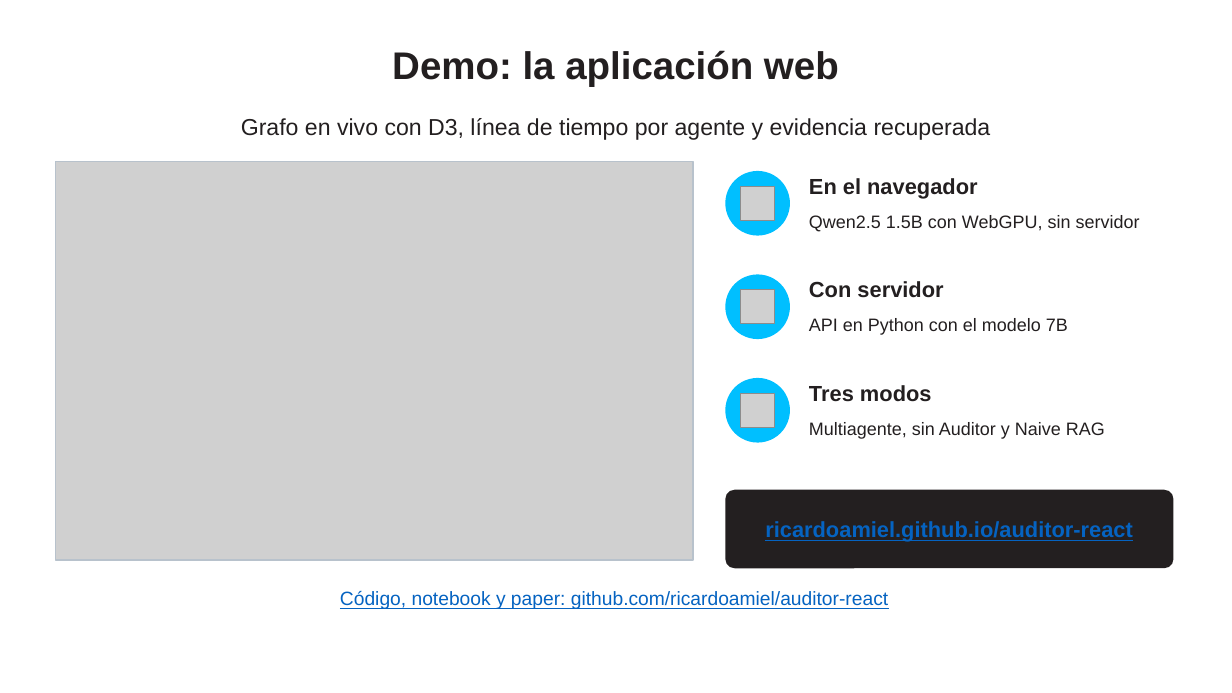
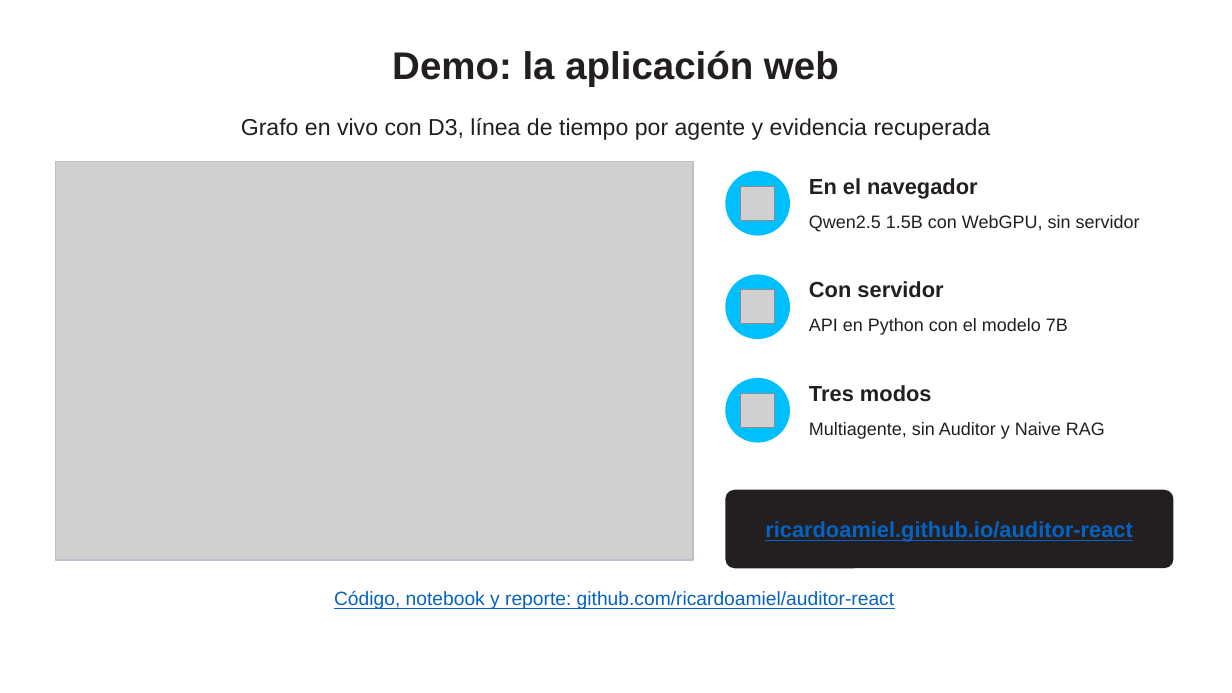
Before and after one commit to ricardoamiel/auditor-react, a slide deck: slide 105 of presentacion/Presentacion_Auditor_ReAct.pptx. Drawn at 1232x693 pixels with LibreOffice and Linux fonts; fonts in the diff are those of the drawing; grey boxes stand for pictures; background and template pictures are left out. Boxes give left, top, right and bottom in pixels: in the first picture for what was removed or moved away, otherwise in the second. Text is boxed around its words. In the diff, an @@ line names an element or a change of style, - is before the commit and + after.

```diff
--- a/presentacion/Presentacion_Auditor_ReAct.pptx
+++ b/presentacion/Presentacion_Auditor_ReAct.pptx
@@ text at [334, 591, 894, 609]: text changed @@
-Código, notebook y paper: github.com/ricardoamiel/auditor-react
+Código, notebook y reporte: github.com/ricardoamiel/auditor-react
```
Also in this commit, not shown: 2 other slides changed, 9 other files.
